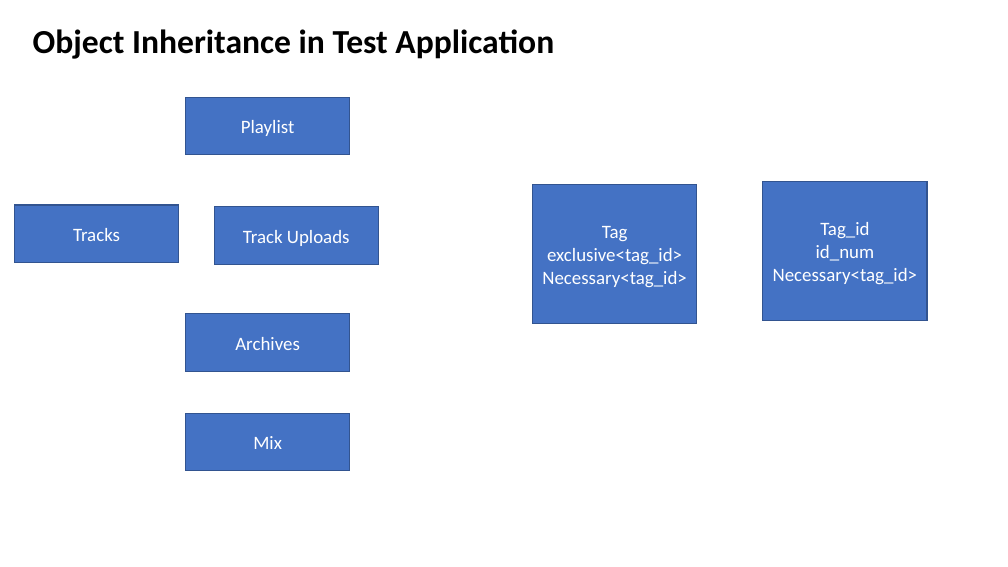
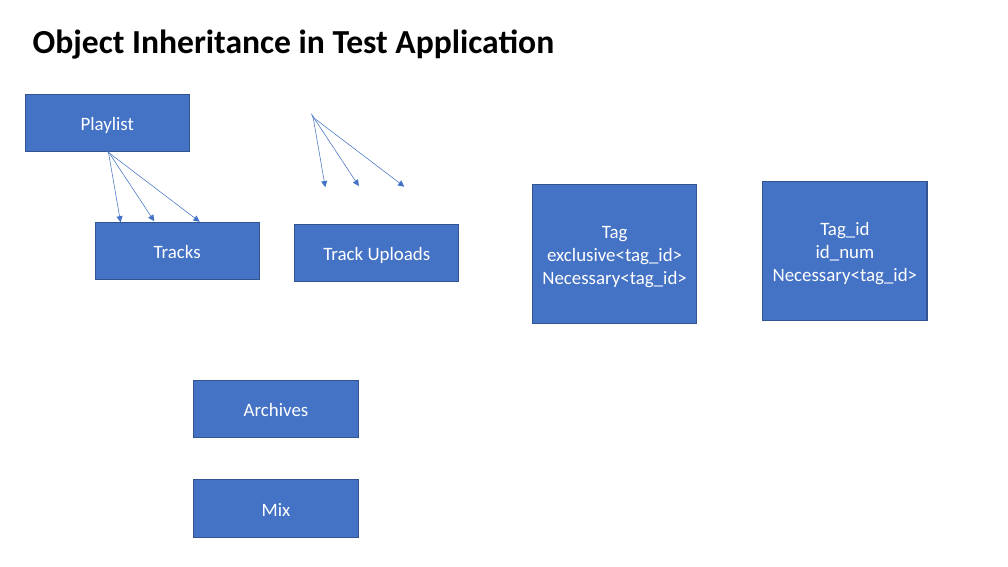
Before and after one commit to ddlinz/vox_mortis, a slide deck: slide 1 of Documentation.pptx. Drawn at 1008x567 pixels with LibreOffice and Linux fonts; fonts in the diff are those of the drawing. Boxes give left, top, right and bottom in pixels: in the first picture for what was removed or moved away, otherwise in the second. Text is boxed around its words. In the diff, an @@ line names an element or a change of style, - is before the commit and + after.

```diff
--- a/Documentation.pptx
+++ b/Documentation.pptx
@@ rectangle "Playlist": place and size @@
-rectangle "Playlist" at [185,98,349,155]
+rectangle "Playlist" at [25,95,189,152]
@@ arrow added from (312, 113) to (359, 186), #4472C4 0.5 pt @@
@@ arrow added from (312, 116) to (405, 187), #4472C4 0.5 pt @@
@@ arrow added from (313, 115) to (325, 188), #4472C4 0.5 pt @@
@@ arrow added from (107, 149) to (154, 222), #4472C4 0.5 pt @@
@@ arrow added from (107, 152) to (200, 222), #4472C4 0.5 pt @@
@@ arrow added from (108, 150) to (121, 222), #4472C4 0.5 pt @@
@@ rectangle "Tracks": place and size @@
-rectangle "Tracks" at [14,205,178,262]
+rectangle "Tracks" at [95,222,259,280]
@@ rectangle "Track Uploads": place and size @@
-rectangle "Track Uploads" at [214,207,378,265]
+rectangle "Track Uploads" at [295,225,459,282]
@@ rectangle "Archives": place and size @@
-rectangle "Archives" at [185,314,349,371]
+rectangle "Archives" at [194,381,358,439]
@@ rectangle "Mix": place and size @@
-rectangle "Mix" at [185,413,349,470]
+rectangle "Mix" at [194,480,358,538]
```
Also in this commit, not shown: 1 other slide changed, 53 other files.
